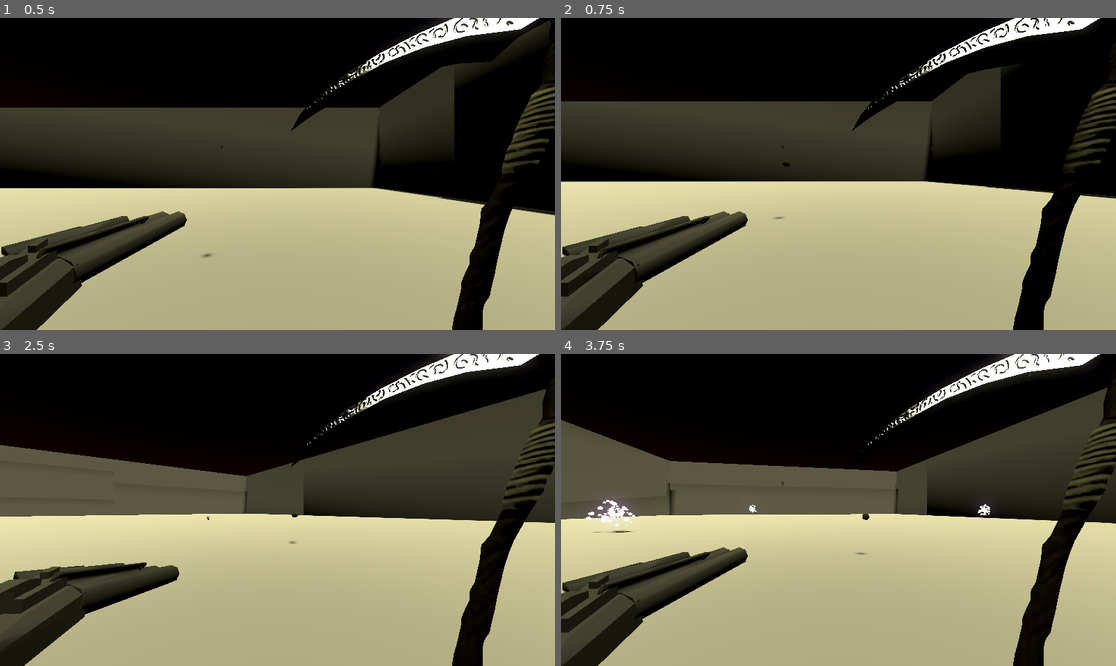
Above: before the commit, frames 1-4 (two rows, left to right).
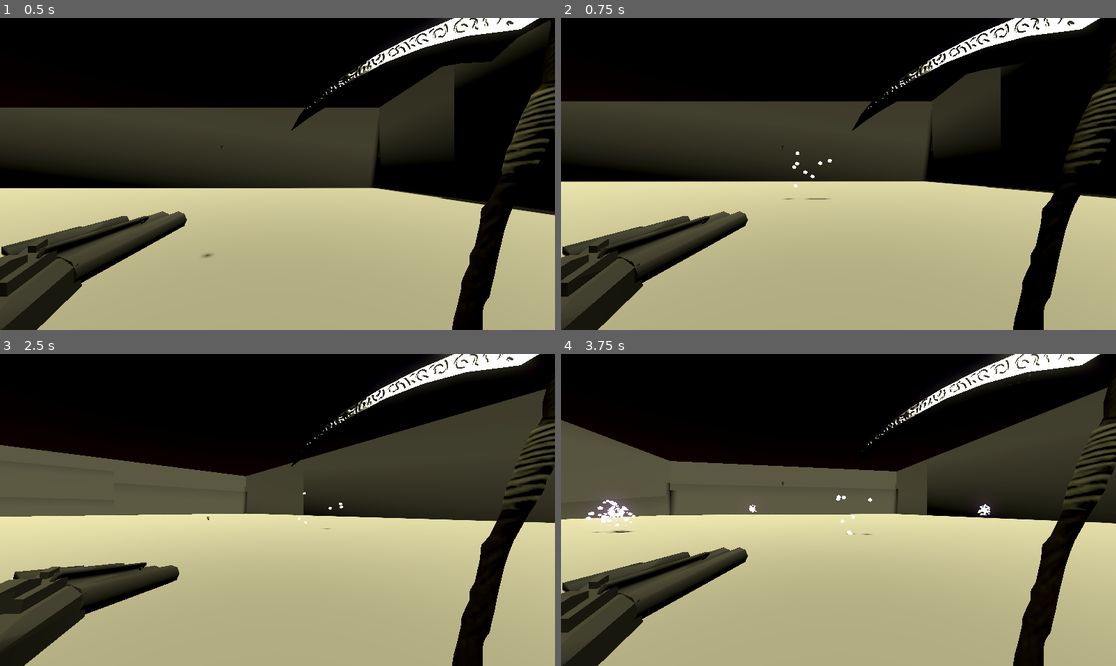
Above: after the commit, the same moments.

Repository: SeminixDev/pandora-boomer-shooter
Game: Godot game, scene res://World/world.tscn
Same seed, same stepped clock (60 frames per second), same inputs: the game is played once before the commit and once after it.
Inputs:
- Up to frame 1 (0.5 s): no input
- Up to frame 2 (0.75 s): hold Right (right1) from 0.53 s (still down); tap W (up2) at 0.6 s
- Up to frame 3 (2.5 s): release Right (right1) at 1.28 s; hold Down (down1) 1.28-2.03 s; tap S (down2) at 1.35 s; tap W (up2) at 1.55, 2.3 s; hold Right (right1) from 2.03 s (still down); hold A (left2) from 2.03 s (still down)
- Up to frame 4 (3.75 s): release Right (right1) at 2.78 s; release A (left2) at 2.78 s; hold Up (up1) 2.78-3.53 s; tap D (right2) at 2.85 s; tap W (up2) at 3.05, 3.6 s; hold Left (left1) from 3.53 s (still down)

Frame 1 is identical in both runs. In frame 2, 0.1% of the frame differs, in the area x 38-49%, y 42-65%; in frame 3, less than 0.1%; in frame 4, less than 0.1%.

Commit message:
Improved gun - fire a shotgun blast

Diff:
--- a/Weapons/bullet.gd
+++ b/Weapons/bullet.gd
@@ -27,9 +27,9 @@
 func _on_body_entered(body: Node3D) -> void:
 	# Damage the object if possible
 	if body.has_method("take_damage"):
-		if body == Player and damage_player:
+		if body is Player and damage_player:
 			body.take_damage(damage)
-		if body == BaseEnemy and damage_enemy:
+		if body is BaseEnemy and damage_enemy:
 			body.take_damage(damage)
 
 	# Destroy the bullet upon hitting anything (enemy, wall, etc.)
--- a/Weapons/bullet.tscn
+++ b/Weapons/bullet.tscn
@@ -14,9 +14,6 @@
 collision_layer = 256
 collision_mask = 7
 script = ExtResource("1_kxw81")
-speed = null
-damage = null
-lifetime = null
 
 [node name="MeshInstance3D" type="MeshInstance3D" parent="." unique_id=85184324]
 unique_name_in_owner = true
--- a/Weapons/gun.gd
+++ b/Weapons/gun.gd
@@ -1,8 +1,20 @@
 class_name Gun extends Node3D
 
 @export var bullet_scene: PackedScene
+
+# Shotgun parameters
+@export_group("Shotgun")
+@export var pellets_per_shot: int = 8
+@export var spread_angle_deg: float = 8.0 # cone half-angle in degrees
+@export var pellet_speed_multiplier: float = 2.0
+@export var randomize_spread: bool = true # if false tries to use deterministic spread (simple grid)
+
 @onready var muzzle: Marker3D = %Muzzle
 @onready var animation_player: AnimationPlayer = %GunAnimationPlayer
+
+func _ready() -> void:
+	# Seed random
+	randomize()
 
 func shoot() -> void:
 	if not bullet_scene:
@@ -10,14 +22,64 @@
 		return
 
 	animation_player.play("shoot")
-	var bullet: Bullet = bullet_scene.instantiate()
-	get_tree().current_scene.add_child(bullet)
 
-	# Set bullet transform
-	bullet.global_position = muzzle.global_position
-	var shoot_direction = -muzzle.global_transform.basis.z.normalized()
-	bullet.set_direction(shoot_direction)
+	# Base shoot direction (gun forward is -Z)
+	var base_dir: Vector3 = -muzzle.global_transform.basis.z.normalized()
+	var angle_rad: float = deg_to_rad(spread_angle_deg)
+
+	# Spawn pellets
+	for i in range(pellets_per_shot):
+		var bullet: Bullet = bullet_scene.instantiate()
+		get_tree().current_scene.add_child(bullet)
+		bullet.global_position = muzzle.global_position
+
+		var dir: Vector3 = base_dir
+		if pellets_per_shot > 1:
+			if randomize_spread:
+				dir = _random_dir_in_cone(base_dir, angle_rad)
+			else:
+				# Simple deterministic horizontal fan spread
+				# evenly distribute pellets across [-spread, +spread] horizontally
+				var t = 0.0
+				if pellets_per_shot > 1:
+					t = float(i) / float(pellets_per_shot - 1) # 0..1
+					var yaw = lerp(-angle_rad, angle_rad, t)
+					dir = _rotate_vector_around_axis(base_dir, Vector3.UP, yaw)
+
+		bullet.speed *= pellet_speed_multiplier
+		bullet.set_direction(dir)
 
 func reload() -> void:
 	await animation_player.animation_finished
 	animation_player.play("reload")
+
+
+# ---- Helpers ----
+
+func _random_dir_in_cone(base_dir: Vector3, angle_rad: float) -> Vector3:
+	# Sample a direction uniformly inside a cone (solid-angle uniform)
+	# cos(theta) is uniform between cos(angle) and 1
+	var cos_a = cos(angle_rad)
+	var cos_theta = randf_range(cos_a, 1.0)
+	var sin_theta = sqrt(max(0.0, 1.0 - cos_theta * cos_theta))
+	var phi = randf() * TAU
+	var local_x = cos(phi) * sin_theta
+	var local_y = sin(phi) * sin_theta
+	var local_z = cos_theta
+
+	# Build orthonormal basis with base_dir as the "forward" (z) axis
+	var forward = base_dir.normalized()
+	var right = forward.cross(Vector3.UP)
+	if right.length() < 0.001:
+		# forward is nearly parallel to UP; pick another up
+		right = forward.cross(Vector3.FORWARD)
+	right = right.normalized()
+	var up = right.cross(forward).normalized()
+
+	# Convert local spherical to world
+	return (right * local_x) + (up * local_y) + (forward * local_z)
+
+func _rotate_vector_around_axis(vec: Vector3, axis: Vector3, angle: float) -> Vector3:
+	# Rotate vec around axis (world-space) by angle radians
+	var q = Quaternion(axis.normalized(), angle)
+	return q.xform(vec)
--- a/Weapons/player_bullet.tscn
+++ b/Weapons/player_bullet.tscn
@@ -4,6 +4,9 @@
 
 [sub_resource type="StandardMaterial3D" id="StandardMaterial3D_borst"]
 albedo_color = Color(0.37321135, 0.38521942, 0.28532797, 1)
+emission_enabled = true
+emission = Color(0.13682562, 0.13682577, 0.13682568, 1)
+emission_energy_multiplier = 10.0
 
 [sub_resource type="CapsuleMesh" id="CapsuleMesh_k8lgp"]
 material = SubResource("StandardMaterial3D_borst")
@@ -11,9 +14,8 @@
 [node name="PlayerBullet" unique_id=1594382983 instance=ExtResource("1_borst")]
 transform = Transform3D(0.2, 0, 0, 0, 0.2, 0, 0, 0, 0.2, 0, 0, 0)
 collision_mask = 5
-speed = 40.0
-damage = 10
-lifetime = 4.0
+damage = 4
+lifetime = 1.0
 damage_player = false
 
 [node name="MeshInstance3D" parent="." index="0" unique_id=85184324]
